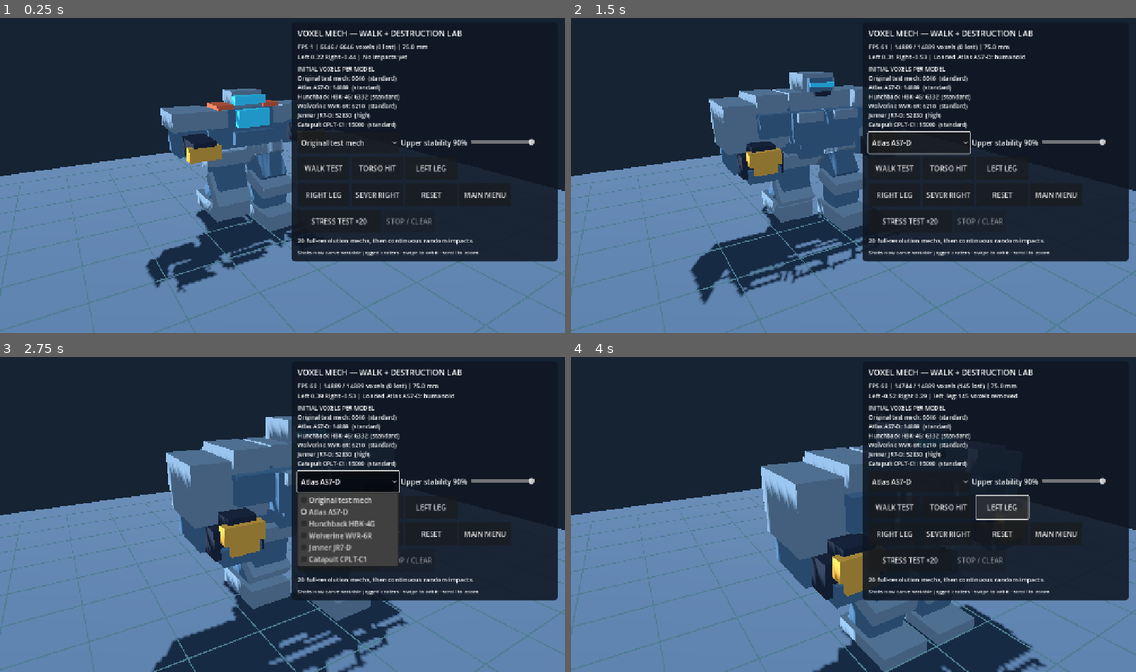
Above: before the commit, frames 1-4 (two rows, left to right).
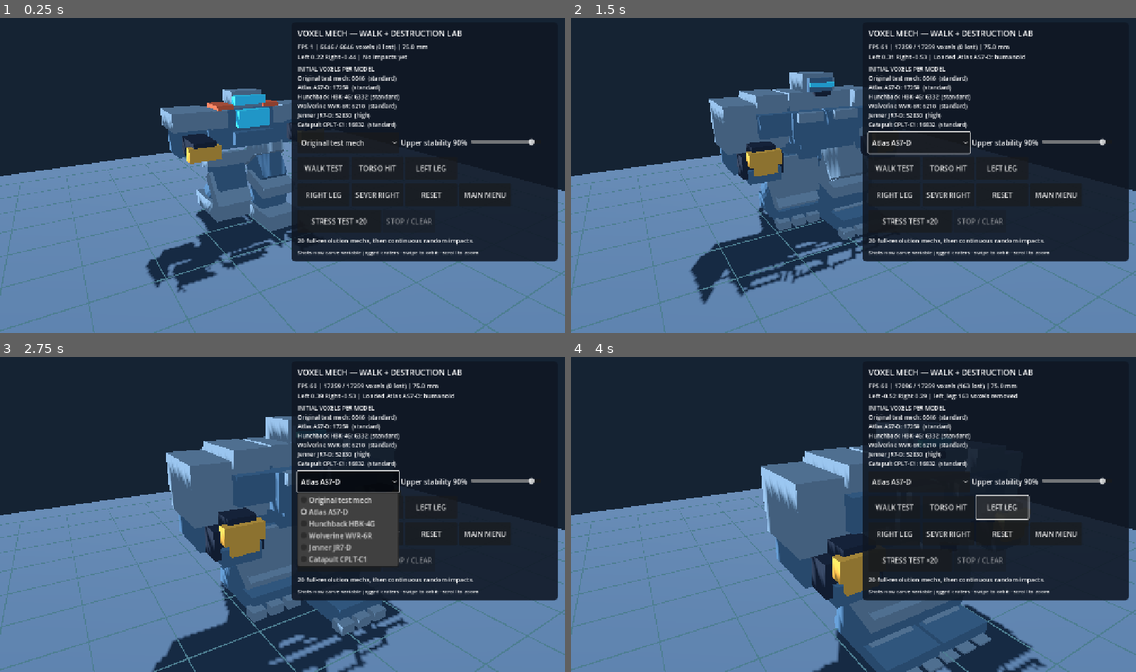
Above: after the commit, the same moments.

Repository: drag0nblad3/BtechMobile
Game: Godot game, scene res://scenes/voxel_mech_lab.tscn
Two runs of this game, one before a commit and one after it. Both use one fixed random seed, a clock stepped at 60 frames per second and the inputs below. This scene is started directly instead of the project's main scene.
Inputs:
- Up to frame 1 (0.25 s): no input
- Up to frame 2 (1.5 s): click "Original test mech" at 0.5 s; click "WALK TEST" at 1.25 s
- Up to frame 3 (2.75 s): click "Atlas AS7-D" at 2 s
- Up to frame 4 (4 s): click "TORSO HIT" at 2.75 s; click "LEFT LEG" at 3.5 s

The runs differ from the first frame. In frame 1, less than 0.1% of the frame differs, in the area x 59-65%, y 21-35%; in frame 2, 2.6%; in frame 3, 2.6%; in frame 4, 3.3%, in the area x 46-75%, y 8-100%.

Commit message:
Connect Atlas/Catapult high-detail sculpts and 2x voxel profiles: src/view/units/voxel_mech_rig.gd

Diff:
--- a/src/view/units/voxel_mech_rig.gd
+++ b/src/view/units/voxel_mech_rig.gd
@@ -34,6 +34,7 @@
 	else:
 		thigh.armor_box(Vector3i(-3, -9, -3), Vector3i(3, -1, 3), 0, 1)
 		thigh.fill_box(Vector3i(-4, -3, -4), Vector3i(4, -1, 4), 4)
+	VoxelHighFidelityArt.leg(thigh, str(profile.get("shape", "")), "thigh")
 	thigh.seal(-3)
 	rig["parts"][key] = thigh
 	rig["sockets"][key] = hip
@@ -48,6 +49,7 @@
 	else:
 		shin.armor_box(Vector3i(-3, -9, -3), Vector3i(3, -1, 3), 0, 1)
 		shin.fill_box(Vector3i(-4, -2, -4), Vector3i(4, 0, 4), 4)
+	VoxelHighFidelityArt.leg(shin, str(profile.get("shape", "")), "shin")
 	shin.seal()
 	rig["parts"][key + "_shin"] = shin
 	rig["sockets"][key + "_shin"] = knee
@@ -82,6 +84,7 @@
 	else:
 		foot.armor_box(Vector3i(-4, -2, -10 if digi else -9),
 				Vector3i(4, 1, 4), 4, 1)
+	VoxelHighFidelityArt.leg(foot, str(profile.get("shape", "")), "foot")
 	foot.seal()
 	rig["parts"][key + "_foot"] = foot
 
